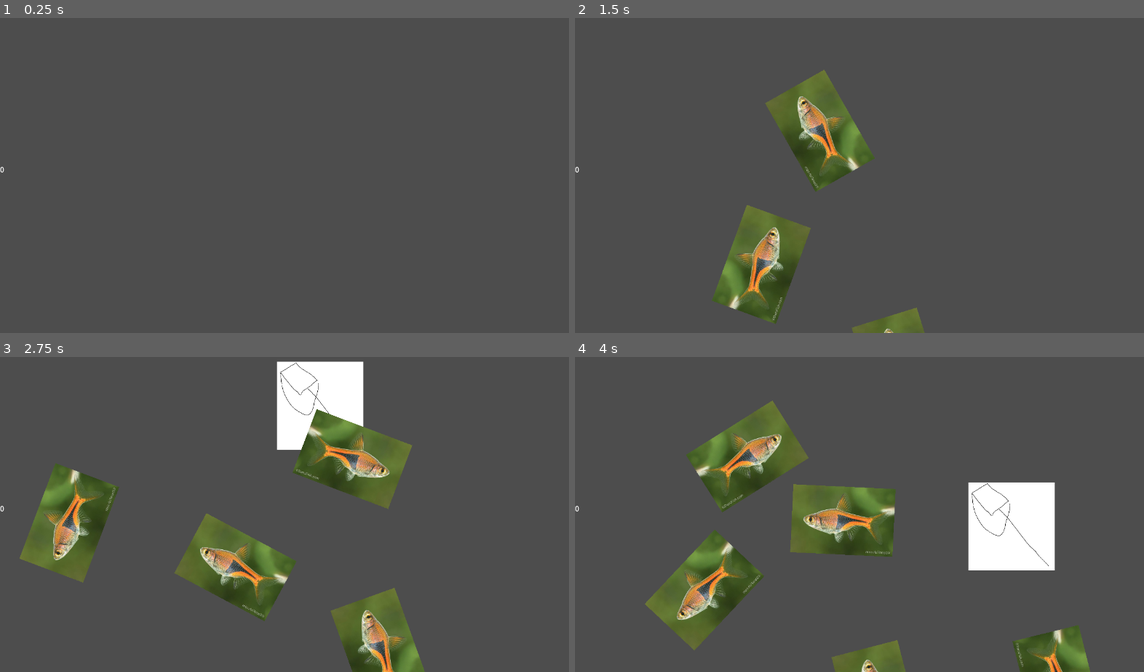
Above: before the commit, frames 1-4 (two rows, left to right).
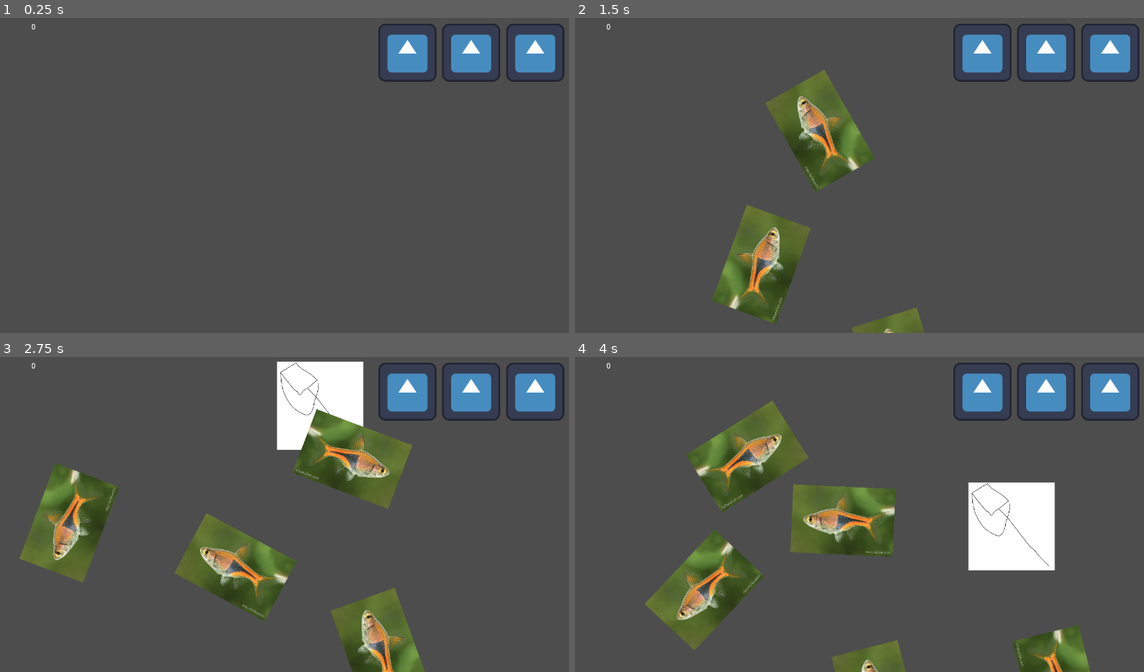
Above: after the commit, the same moments.

Repository: lolyay270/Mobile-Dev-Small
Game: Godot game, scene res://scenes/game.tscn
Two runs of this game, one before a commit and one after it. Both use one fixed random seed, a clock stepped at 60 frames per second and the inputs below. This scene is started directly instead of the project's main scene. The engine's default icon, where the game draws it, is replaced by a stand-in: a white triangle on a blue panel in a dark square.
Inputs (mouse positions are in pixels of both pictures, inside the frame that each line leads up to):
- Up to frame 1 (0.25 s): no input
- Up to frame 2 (1.5 s): move the mouse to (996, 153) at 0.52 s; press the mouse at (996, 153) at 0.53 s; move the mouse to (751, 184) at 1.27 s; release the mouse at (751, 184) at 1.28 s; click (751, 184) at 1.35 s
- Up to frame 3 (2.75 s): move the mouse to (347, 435) at 2.02 s; press the mouse at (347, 435) at 2.03 s
- Up to frame 4 (4 s): move the mouse to (836, 574) at 2.77 s; release the mouse at (836, 574) at 2.78 s; click (836, 574) at 2.85 s; move the mouse to (1041, 558) at 3.52 s; press the mouse at (1041, 558) at 3.53 s

The runs differ from the first frame. In frame 1, 3.3% of the frame differs, in the area x 0-100%, y 1-50%; in frame 2, 3.3%; in frame 3, 3.3%; in frame 4, 3.3%.

Commit message:
feat(health): sprite2Ds programtically spawn, despawn on health loss

Diff:
--- a/scenes/game.tscn
+++ b/scenes/game.tscn
@@ -1,8 +1,9 @@
-[gd_scene load_steps=7 format=3 uid="uid://btxwjf1oh0f2p"]
+[gd_scene load_steps=8 format=3 uid="uid://btxwjf1oh0f2p"]
 
 [ext_resource type="Texture2D" uid="uid://dkh021bwgv0om" path="res://icon.svg" id="1_5khgj"]
 [ext_resource type="Script" uid="uid://chvvopsvkk6yx" path="res://scripts/flying objects/spawner.gd" id="2_31v75"]
 [ext_resource type="Script" uid="uid://baigijg1auo7a" path="res://scripts/scoreDisplay.gd" id="2_p57ef"]
+[ext_resource type="Script" uid="uid://dc7f2jx5ckbb4" path="res://scripts/healthDisplay.gd" id="3_u5sy4"]
 [ext_resource type="Script" uid="uid://d0wt1o6dh8yp4" path="res://scripts/playerTouch.gd" id="4_iywne"]
 [ext_resource type="Texture2D" uid="uid://bxk4agd7lba87" path="res://assets/nET.png" id="4_lbhrr"]
 [ext_resource type="Script" uid="uid://cqm8c6xroe5wf" path="res://scripts/net.gd" id="6_p57ef"]
@@ -22,12 +23,18 @@
 
 [node name="Score" type="Label" parent="."]
 layout_mode = 2
-offset_top = 348.0
-offset_right = 10.0
-offset_bottom = 371.0
+offset_left = 69.0
+offset_top = 33.0
+offset_right = 79.0
+offset_bottom = 56.0
 size_flags_horizontal = 0
 text = "0"
 script = ExtResource("2_p57ef")
+
+[node name="Health" type="Control" parent="."]
+anchors_preset = 0
+size_flags_horizontal = 0
+script = ExtResource("3_u5sy4")
 
 [node name="AspectRatioContainer" type="AspectRatioContainer" parent="."]
 layout_mode = 1
--- a/scripts/gameManager.gd
+++ b/scripts/gameManager.gd
@@ -1,11 +1,16 @@
 extends Node
 
 var isPlaying: bool = true
+
 @export var score: int = 0
+@export var health: int
+var maxHealth = 3
+
 @export var runTime: float = 0
 
 #signal is equivalent to unity event
 signal scoreUpdated
+signal healthUpdated
 
 enum ObjectTypes {
 	Bomb,
@@ -13,6 +18,10 @@
 	Gourami,
 	Tetra
 }
+
+func _ready() -> void:
+	health = maxHealth
+
 
 # Called every frame. 'delta' is the elapsed time since the previous frame.
 func _process(delta: float) -> void:
@@ -23,3 +32,8 @@
 func UpdateScore(change: int):
 	score += change
 	scoreUpdated.emit()
+
+
+func UpdateHealth(change: int):
+	health += change
+	healthUpdated.emit()
--- /dev/null
+++ b/scripts/healthDisplay.gd
@@ -0,0 +1,38 @@
+extends Node
+
+var hearts: Array[Node]
+@onready var heartSprite: CompressedTexture2D = preload("res://icon.svg")
+
+@onready var viewportSize = get_viewport().size
+var betweenHeartPadding = 0.01
+var edgeScreenPaddingPerc = 0.03 #percent of edge of screen not covered by hearts
+var edgeScreenPaddingPx
+
+
+
+
+func _ready() -> void:
+	edgeScreenPaddingPx = max(viewportSize.x, viewportSize.y) * edgeScreenPaddingPerc
+
+	GameManager.healthUpdated.connect(UpdateDisplay)
+	SpawnHearts(GameManager.maxHealth)
+
+
+func SpawnHearts(count: int):
+	for i in count:
+		var heart = Sprite2D.new()
+		self.add_child(heart)
+		hearts.append(heart)
+		heart.texture = heartSprite
+
+		heart.offset = Vector2(heartSprite.get_width() * 0.5, heartSprite.get_height() * 0.5)
+		var xPos: int = viewportSize.x - heartSprite.get_width() * (i + 1) - edgeScreenPaddingPx - viewportSize.x * betweenHeartPadding * i
+		var yPos: int = edgeScreenPaddingPx
+		heart.global_position = Vector2(xPos, yPos)
+
+
+func UpdateDisplay():
+	print(GameManager.health)
+	for heart in hearts:
+		if hearts.find(heart) > GameManager.health:
+			heart.queue_free()
--- a/scripts/net.gd
+++ b/scripts/net.gd
@@ -12,6 +12,7 @@
 	if objType == GameManager.ObjectTypes.Bomb:
 #		reduce health
 		print("health - 1")
+		GameManager.UpdateHealth(-1)
 	else:
 		GameManager.UpdateScore(1)
 
Not shown, added: scripts/healthDisplay.gd.uid
